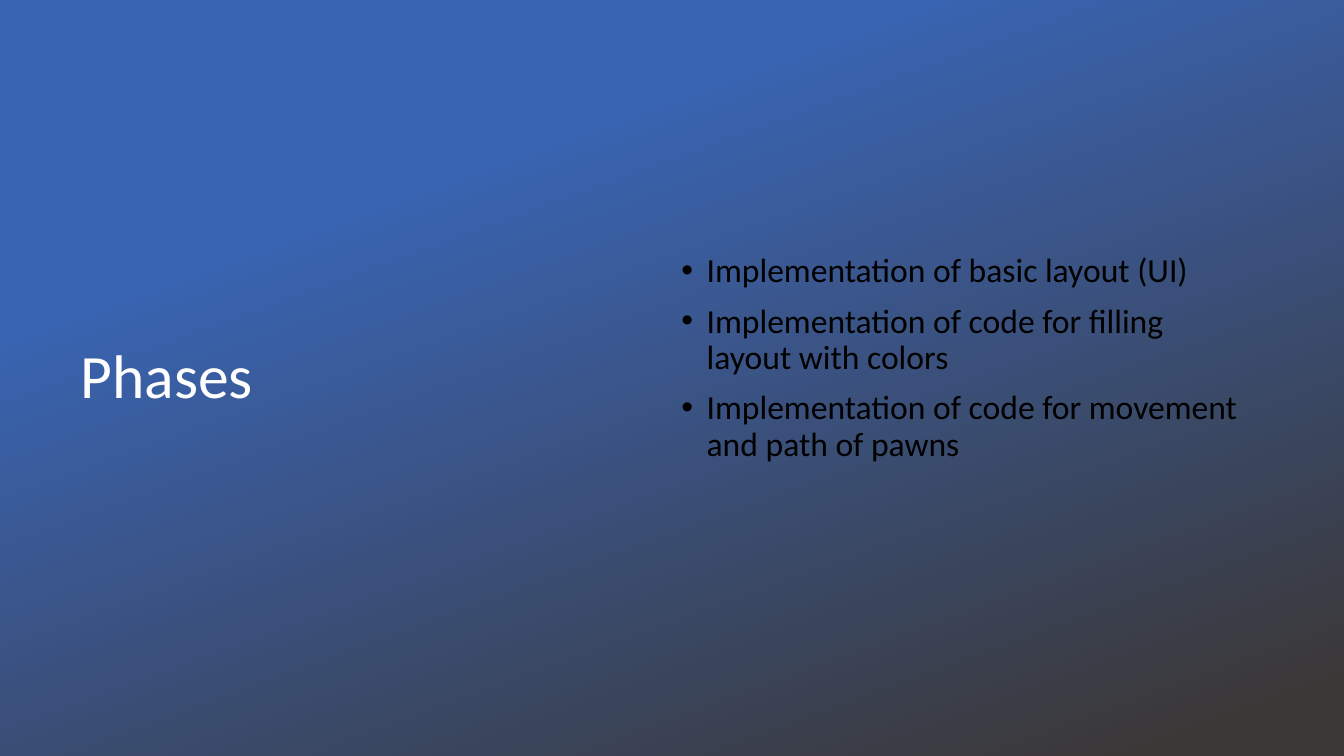
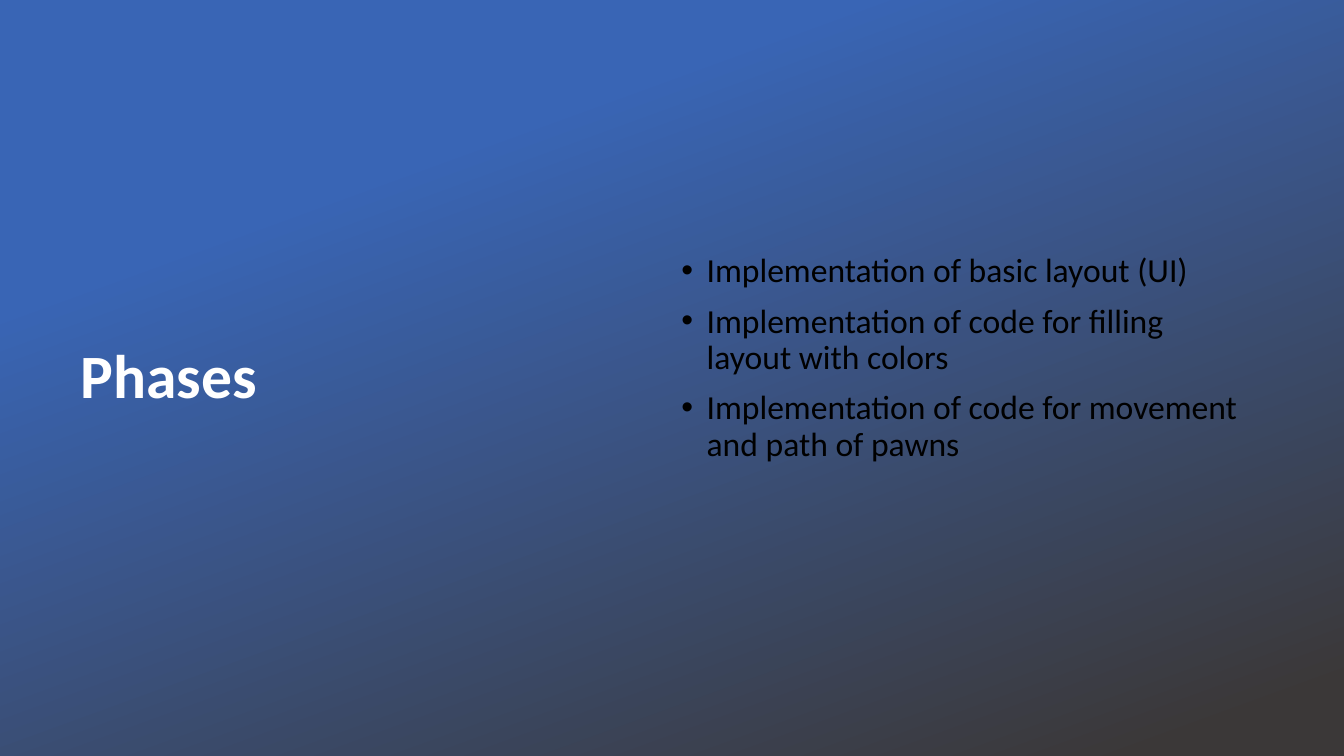
Before and after one commit to NikitaTipule/Ludo-Game, a slide deck: slide 3 of LudoPPT.pptx. Drawn at 1344x756 pixels with LibreOffice and Linux fonts; fonts in the diff are those of the drawing; background and template pictures are left out. Boxes give left, top, right and bottom in pixels: in the first picture for what was removed or moved away, otherwise in the second. Text is boxed around its words. In the diff, an @@ line names an element or a change of style, - is before the commit and + after.

```diff
--- a/LudoPPT.pptx
+++ b/LudoPPT.pptx
@@ title "Phases" at (81,354,257,399): bold on @@
```
Also in this commit, not shown: 1 other slide changed, 3 slides added, 3 slides removed, 3 other files.
